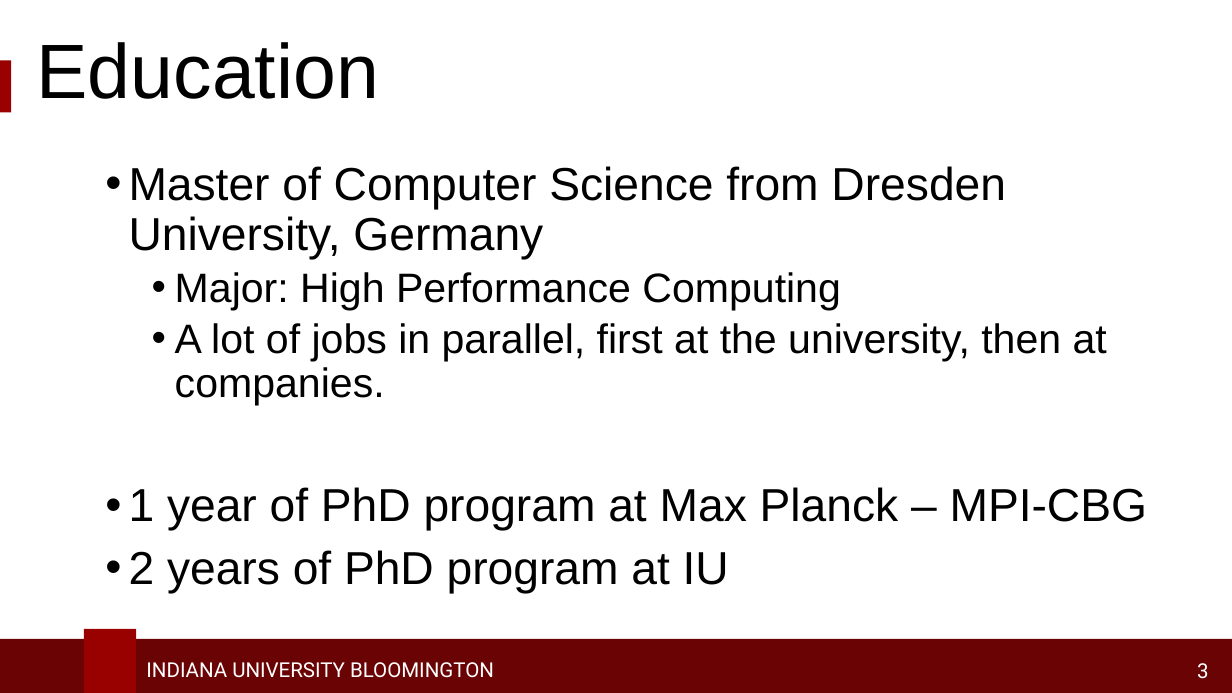
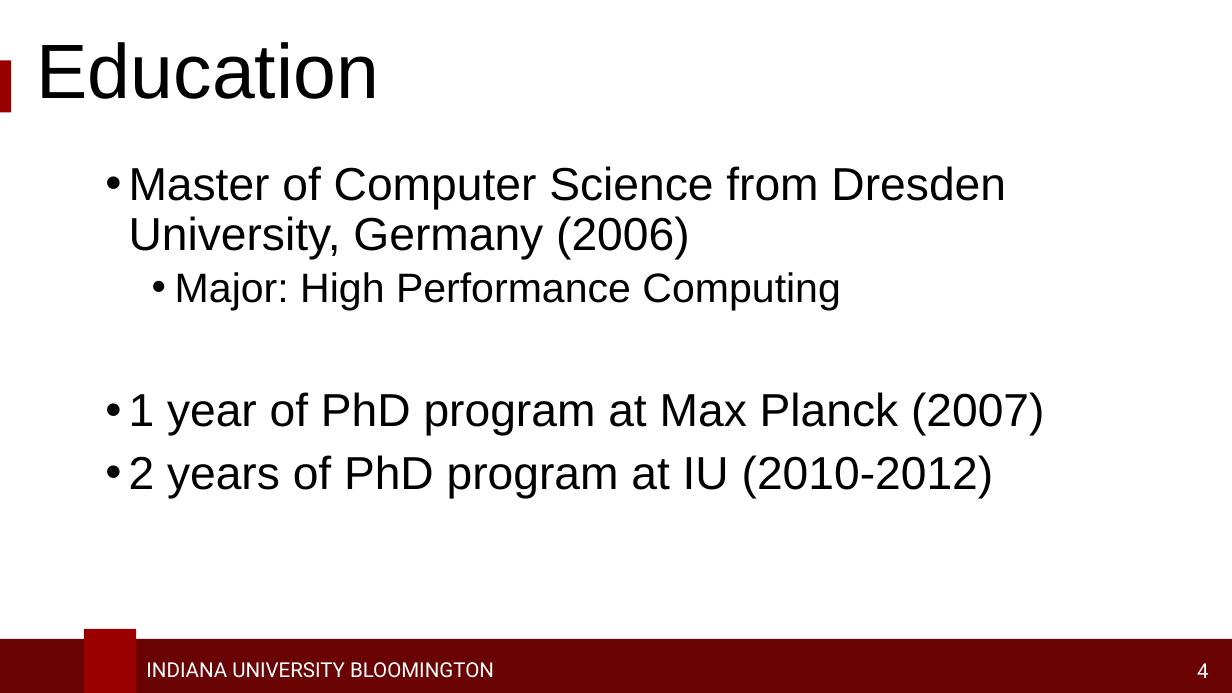
Before and after one commit to access-ci-org/Operations-STEP-2026, a slide deck: slide 4 of CareerSpotlights/RobertHenschel.pptx (slide 3 before the commit). Drawn at 1232x693 pixels with LibreOffice and Linux fonts; fonts in the diff are those of the drawing; background and template pictures are left out. Boxes give left, top, right and bottom in pixels: in the first picture for what was removed or moved away, otherwise in the second. Text is boxed around its words. In the diff, an @@ line names an element or a change of style, - is before the commit and + after.

Commit message:
presentation updates

```diff
--- a/CareerSpotlights/RobertHenschel.pptx
+++ b/CareerSpotlights/RobertHenschel.pptx
@@ text at bbox=[129, 166, 1006, 260]: text changed @@
-• Master of Computer Science from Dresden University, Germany
+• Master of Computer Science from Dresden University, Germany (2006)
@@ text at bbox=[129, 392, 1045, 499]: text changed; size 32 to 36 pt @@
-  • A lot of jobs in parallel, first at the university, then at companies.
-• 1 year of PhD program at Max Planck – MPI-CBG
-• 2 years of PhD program at IU
+• 1 year of PhD program at Max Planck (2007)
+• 2 years of PhD program at IU (2010-2012)
@@ page number at bbox=[1197, 663, 1209, 678]: text changed @@
-3
+4
```
Also in this commit, not shown: 2 other slides changed, 1 slide added, 2 other files.
